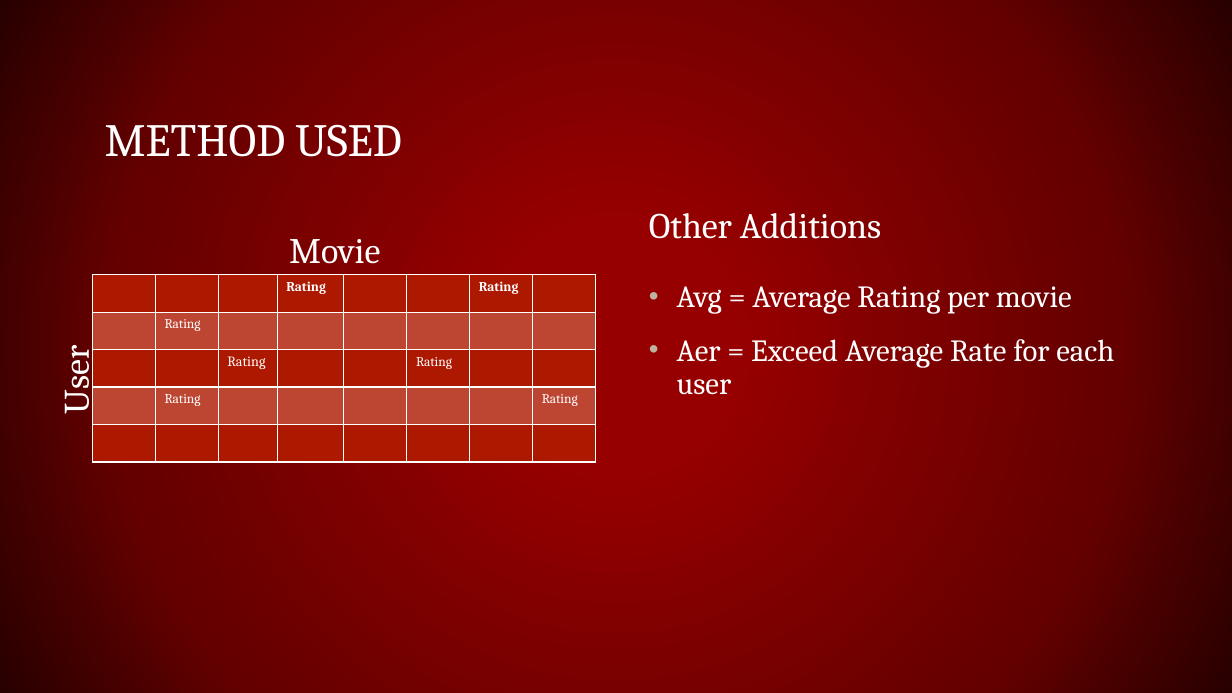
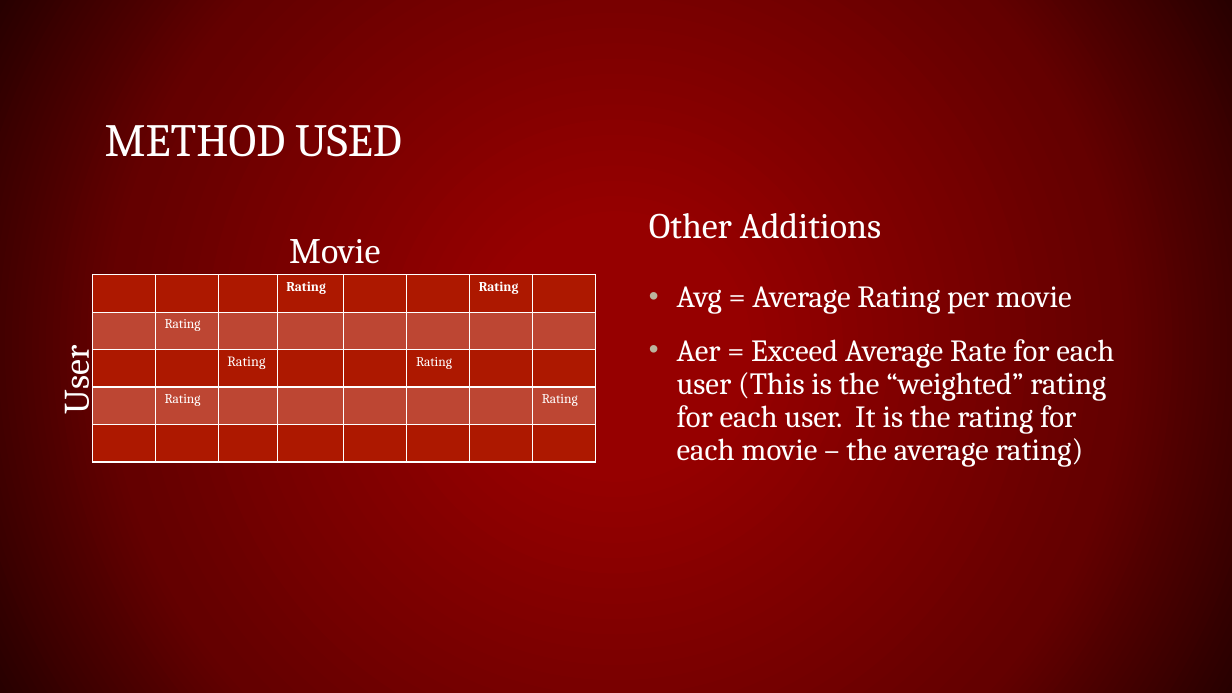
Before and after one commit to rwedoff/Recommendation-Systems-Project, a slide deck: slide 6 of Recommendation Systems.pptx. Drawn at 1232x693 pixels with LibreOffice and Linux fonts; fonts in the diff are those of the drawing. Boxes give left, top, right and bottom in pixels: in the first picture for what was removed or moved away, otherwise in the second. Text is boxed around its words. In the diff, an @@ line names an element or a change of style, - is before the commit and + after.

```diff
--- a/Recommendation Systems.pptx
+++ b/Recommendation Systems.pptx
@@ text at [677, 339, 1114, 467]: text changed @@
-• Aer = Exceed Average Rate for each user
+• Aer = Exceed Average Rate for each user (This is the “weighted” rating for each user. It is the rating for each movie – the average rating)
```
Also in this commit, not shown: 7 other slides changed, 4 slides added, 3 other files.
